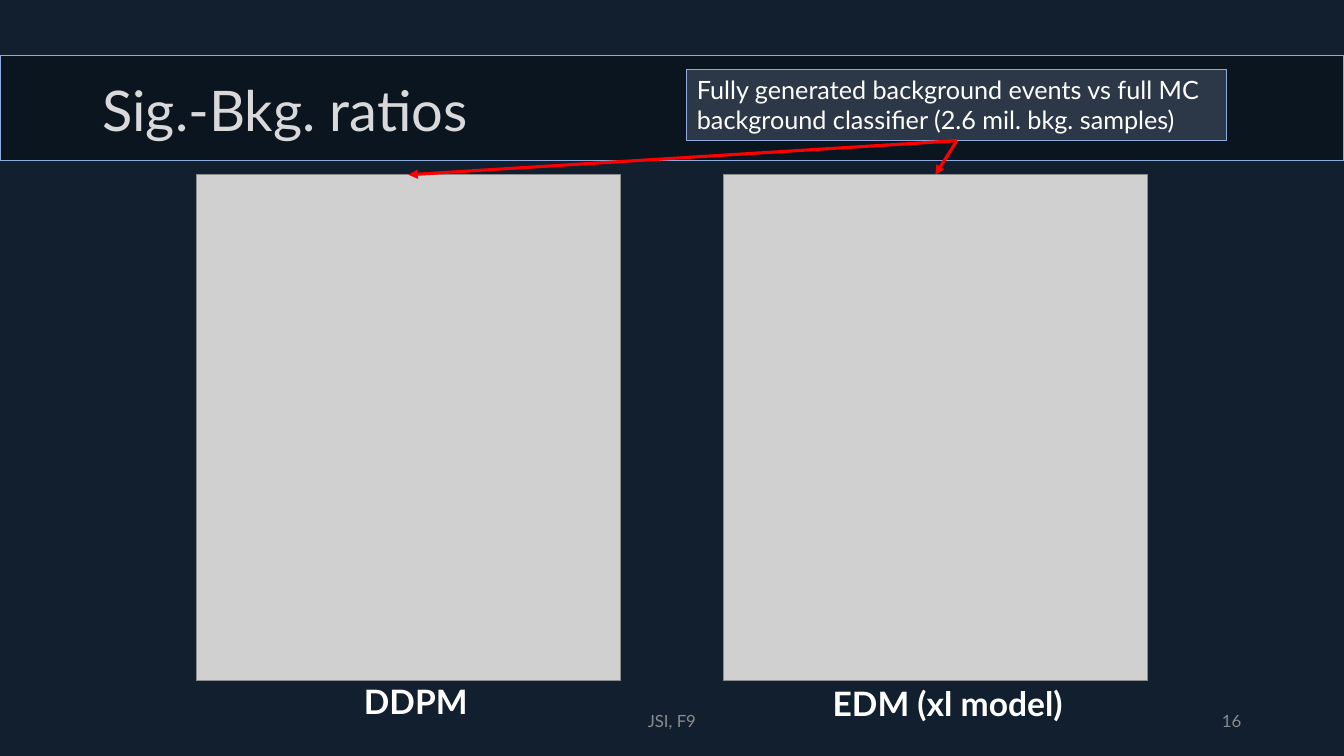
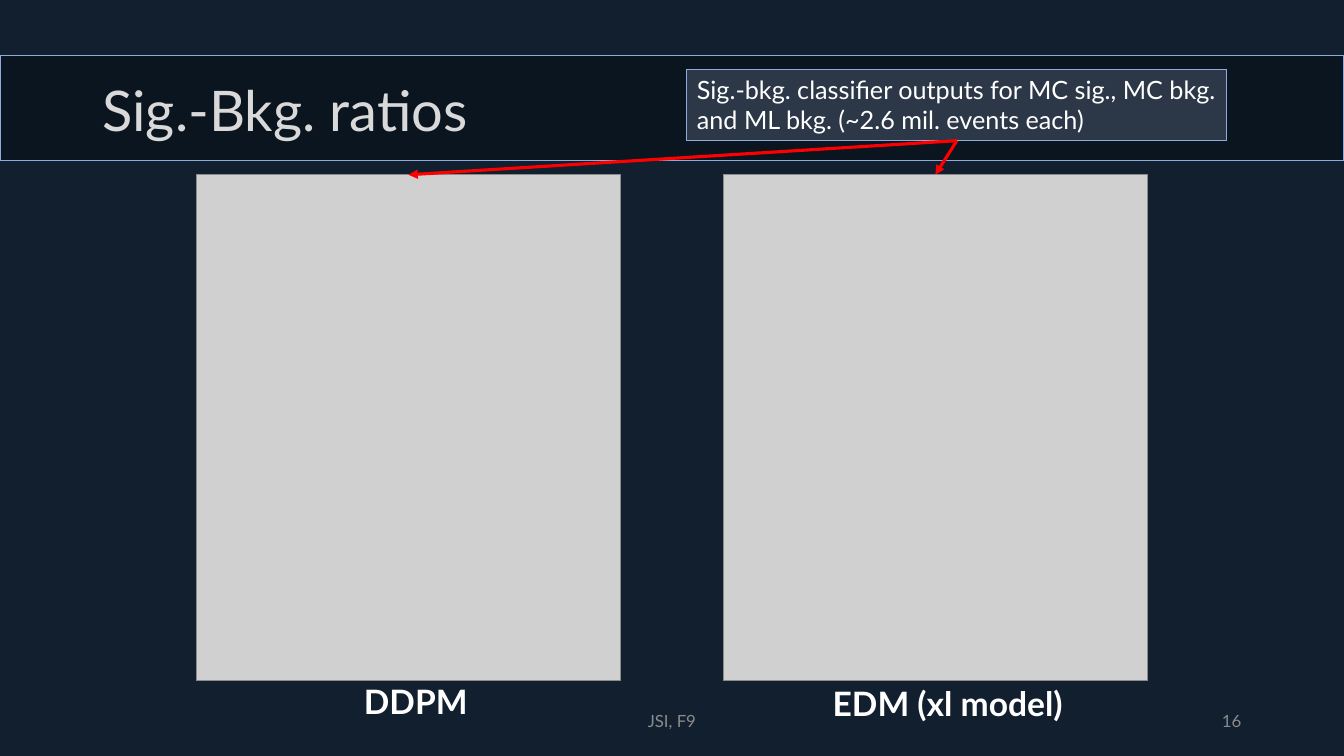
Before and after one commit to korl-z/F9ML_diffusion, a slide deck: slide 16 of ppt/recap1.pptx. Drawn at 1344x756 pixels with LibreOffice and Linux fonts; fonts in the diff are those of the drawing; grey boxes stand for pictures. Boxes give left, top, right and bottom in pixels: in the first picture for what was removed or moved away, otherwise in the second. Text is boxed around its words. In the diff, an @@ line names an element or a change of style, - is before the commit and + after.

```diff
--- a/ppt/recap1.pptx
+++ b/ppt/recap1.pptx
@@ text in rectangle at (x1=697, y1=80, x2=1215, y2=134): text changed @@
-Fully generated background events vs full MC background classifier (2.6 mil. bkg. samples)
+Sig.-bkg. classifier outputs for MC sig., MC bkg. and ML bkg. (~2.6 mil. events each)
```
Also in this commit, not shown: 1 other slide changed, 1 other file.
